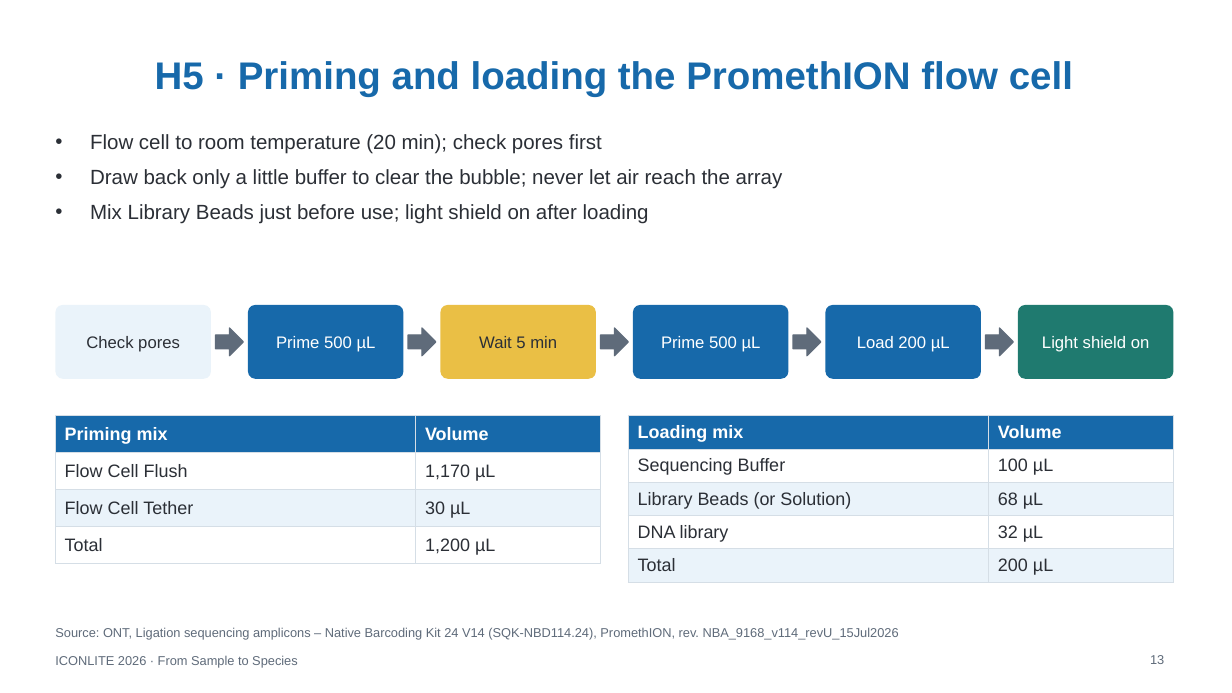
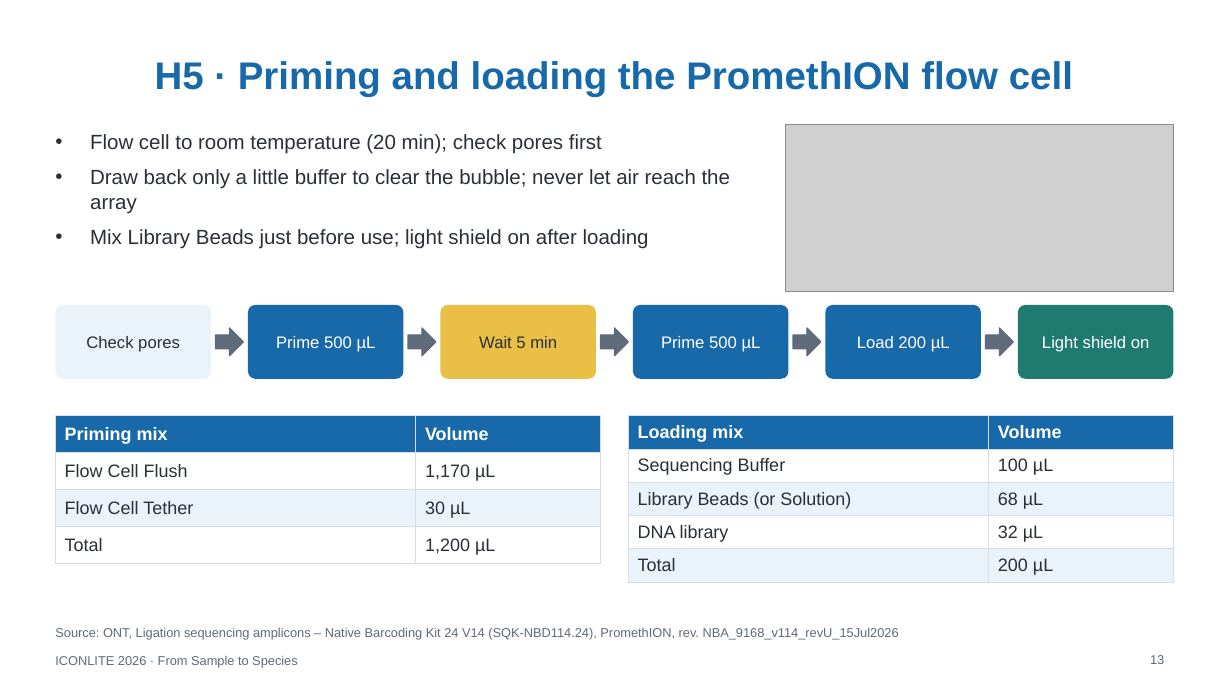
Before and after one commit to WhyAdr/ICONLITE-2026, a slide deck: slide 13 of ICONLITE_ONT_Amplicon_Sequencing_Workshop.pptx. Drawn at 1232x693 pixels with LibreOffice and Linux fonts; fonts in the diff are those of the drawing; grey boxes stand for pictures. Boxes give left, top, right and bottom in pixels: in the first picture for what was removed or moved away, otherwise in the second. Text is boxed around its words. In the diff, an @@ line names an element or a change of style, - is before the commit and + after.

Commit message:
Update PPTX and storyboard: implement Option B (R10 chemistry and eDNA adaptation), embed real gel, pore, flow cell and basecalling visuals, and preserve audience callouts

```diff
--- a/ICONLITE_ONT_Amplicon_Sequencing_Workshop.pptx
+++ b/ICONLITE_ONT_Amplicon_Sequencing_Workshop.pptx
@@ text "Flow cell to room temperature ..." rewrapped from bbox=[90, 134, 783, 224] to bbox=[90, 134, 730, 249] @@
@@ picture added at bbox=[786, 125, 1174, 291] @@
```
Also in this commit, not shown: 6 other slides changed, 2 slides added, 2 slides removed, 2 other files.
